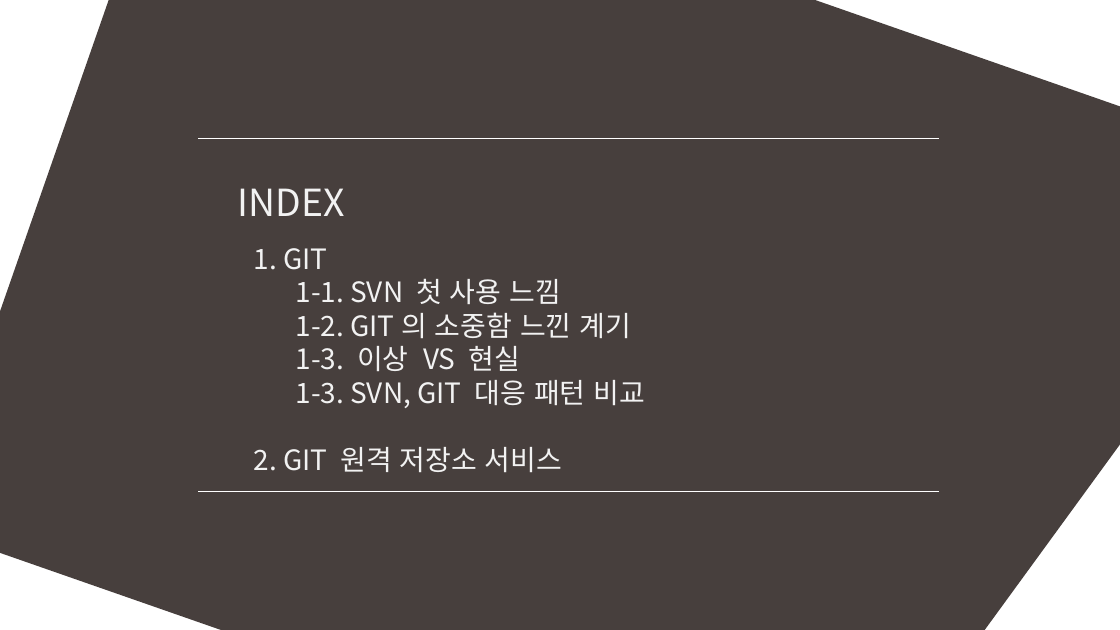
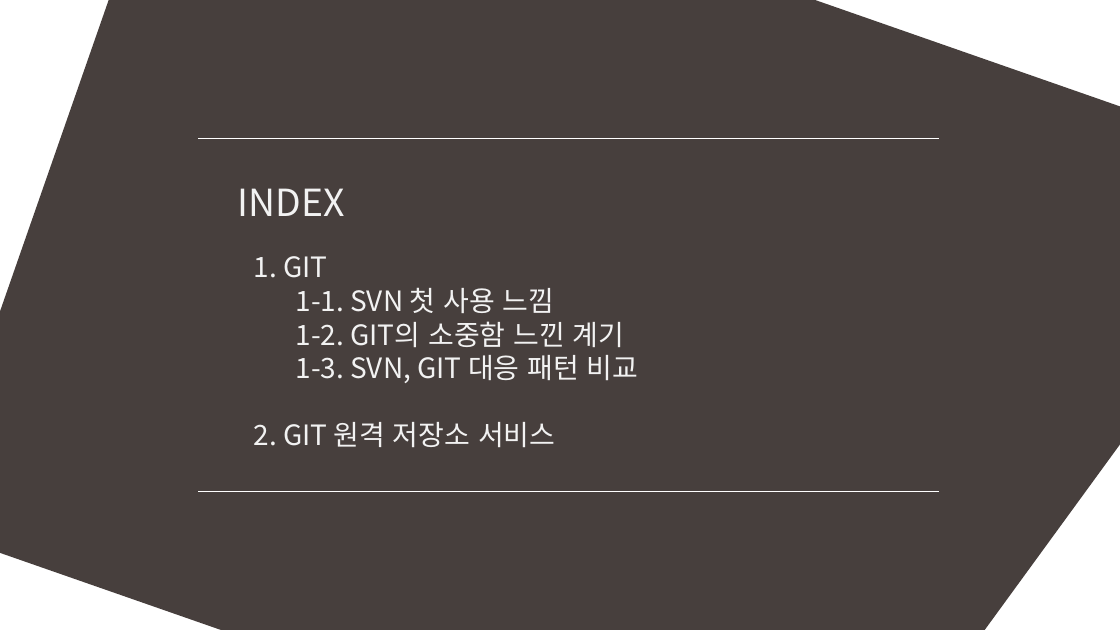
Before and after one commit to MinSikMoon/pptgit, a slide deck: slide 2 of git발표.pptx. Drawn at 1120x630 pixels with LibreOffice and Linux fonts; fonts in the diff are those of the drawing. Boxes give left, top, right and bottom in pixels: in the first picture for what was removed or moved away, otherwise in the second. Text is boxed around its words. In the diff, an @@ line names an element or a change of style, - is before the commit and + after.

```diff
--- a/git발표.pptx
+++ b/git발표.pptx
@@ text "1. GIT": place and size @@
-text "1. GIT" at (253, 248, 645, 472)
+text "1. GIT" at (253, 256, 639, 447)
@@ text at (296, 346, 521, 371): paragraph removed @@
-1-3. 이상 VS 현실
```
Also in this commit, not shown: 3 other slides changed, 1 slide added, 1 other file.
